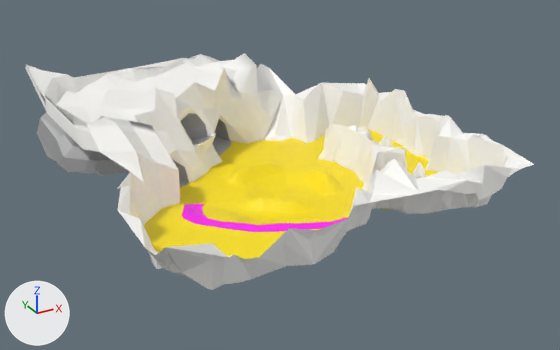
Before and after pictures for a commit that changed the FBX model Assets/Models/Environment/Maps/amberNewmap.fbx.
Before and after are seen from a camera (50 mm lens) standing at (-9.06, -13.05, 5.6) and looking at (-3.17, -2.35, 0.25). Every picture has the same lights, and +X, +Y and +Z are marked at lower left. Where no turn or scale is listed for an object, it has been applied to the vertices.
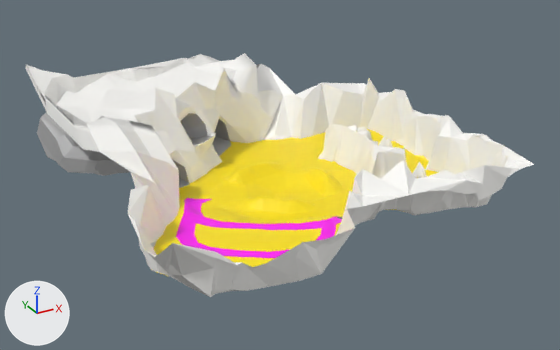
The newer file is also turned or shifted as a whole; pictures and numbers use the older file's frame.

Pixel boxes [x1, y1, x2, y2] of what changed, in the pictures (560 x 350 px; the box of a moved part takes in the faces that stretch with it):
'Mesh', reshaped
    before: [26, 53, 534, 290]
    after: [26, 53, 534, 297]
part 1 of me_mesh, moved or reshaped
    both: [264, 83, 329, 161]
part 2 of me_mesh, built on
    before: [100, 144, 441, 290]
    after: [101, 144, 441, 297]

The edits, one by one:
me_mesh is used by ob_mesh; location (0.0, 0.0, -0.01).
Verts and faces of me_mesh; kept vertices keep their numbers, new ones are numbered from 1499.
Before the commit, vertices of me_mesh: 493 (-1.59, -0.9, 0.11) at pixel (314, 140), 584 (-1.79, -0.92, 0.1) at pixel (306, 143), 627 (-2.13, -0.58, 0.1) at pixel (283, 140).
me_mesh had 1499 vertices, 2452 faces and spanned x -6.59..0.0, y -5.28..1.76, z -0.04..1.84.
me_mesh now has 1559 vertices, 2519 faces and spans x -6.59..0.0, y -5.68..1.76, z -0.04..1.84.
Part 1, on me_mesh:
Vertex 493 moves to (-1.49, -0.65, 0.11), pixel (312, 135).
Vertex 584 moves to (-1.78, -0.66, 0.1), pixel (300, 138).
Vertex 627 moves to (-2.13, -0.5, 0.1), pixel (281, 139).
Part 2, on me_mesh:
10 vertices are removed from x -5.21..-2.75, y -4.7..-2.38, z 0.09..0.27.
54 faces are deleted.
7 vertices in x -3.42..-3.19, y -5.0..-4.61, z 0.25..1.03 move by (-0.15, -0.05, 0.0).
6 vertices in x -2.53..-1.97, y -4.34..-3.91, z 0.1..1.09 move by (0.09, -0.11, 0.0).
5 vertices in x -2.58..-2.16, y -4.1..-3.98, z 0.11..0.8 move by (0.09, -0.12, 0.0).
5 vertices in x -4.29..-3.71, y -5.26..-5.18, z 0.64..0.83 move by (-0.04, -0.27, 0.0).
5 vertices in x -6.17..-6.01, y -4.92..-4.55, z 0.44..0.56 move by (-0.03, -0.05, 0.0).
5 vertices in x -4.55..-3.65, y -1.65..-0.93, z 0.11..0.13 move by (0.0, 0.0, -0.01).
157 vertices move from x -6.35..-1.92, y -5.28..-0.93, z 0.04..1.12 to x -6.32..-2.09, y -5.68..-0.93, z 0.07..1.12.
70 vertices are added at x -5.56..-2.69, y -4.9..-2.42, z 0.11..0.27.
69 new faces join them, mat_ground (yellow #ffe400).
52 new faces join them, mat_road (pink #ff00ef).
